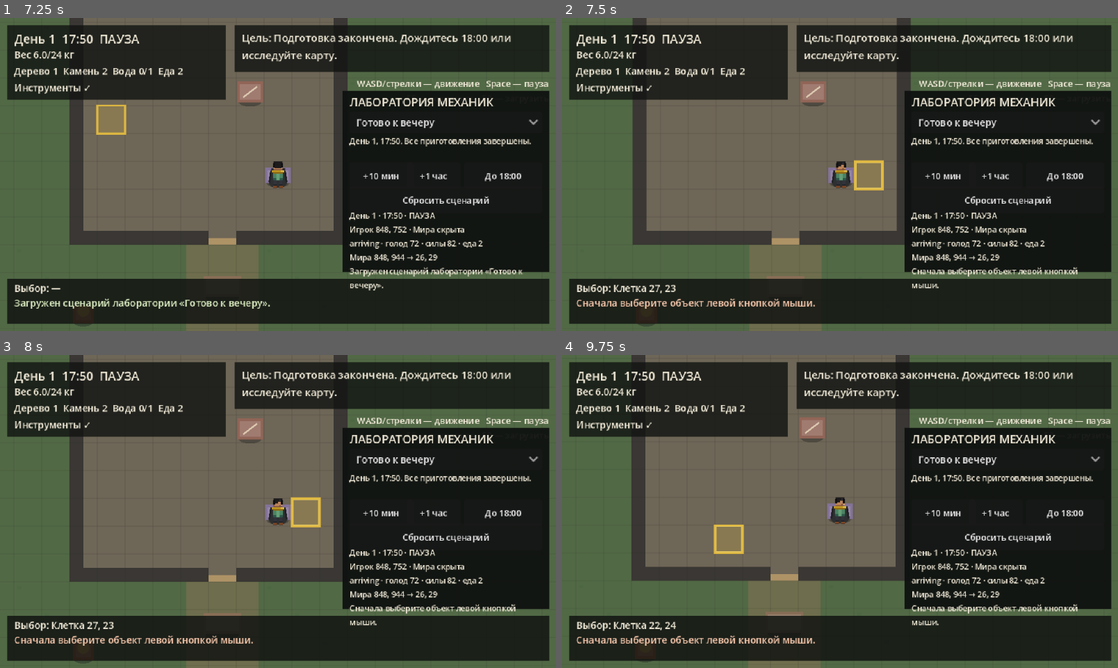
Above: before the commit, frames 1-4 (two rows, left to right).
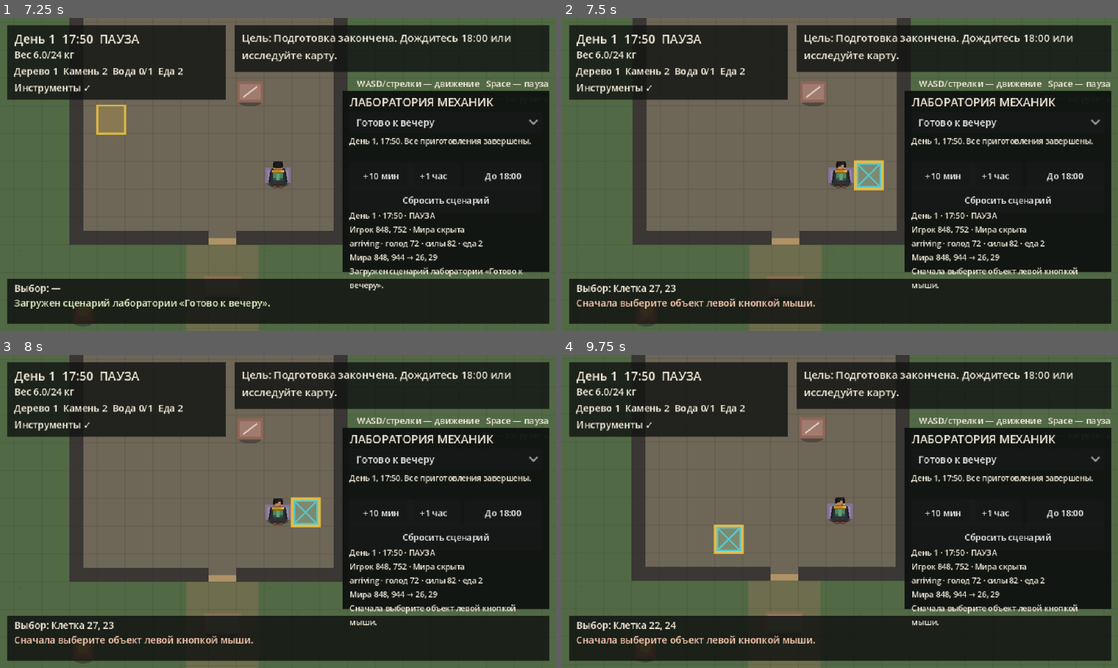
Above: after the commit, the same moments.

Repository: send-y/The_Last_Garden
Game: Godot game, scene res://src/dev/mechanics_lab.tscn
Two runs of this game, one before a commit and one after it. Both use one fixed random seed, a clock stepped at 60 frames per second and the inputs below. This scene is started directly instead of the project's main scene.
Inputs (mouse positions are in pixels of both pictures, inside the frame that each line leads up to):
- Up to frame 1 (7.25 s): click "Начало первого дня" at 0.5 s; click "+10 мин" at 1.25 s; click "Готово к вечеру" at 2 s; click "+1 час" at 2.75 s; click "До 18:00" at 3.5 s; click "Сбросить сценарий" at 4.25 s; tap Enter at 5, 6.5 s; move the mouse to (250, 237) at 5.02 s; hold E (interact) 5.03-5.78 s; hold W (move_up) 5.03-6.53 s; click (250, 237) at 5.17 s; tap Space (pause_time) at 5.75 s; move the mouse to (444, 221) at 5.77 s; tap E (interact) at 5.85 s; move the mouse to (111, 127) at 6.52 s; hold A (move_left) from 6.53 s (still down); hold E (interact) from 6.53 s (still down)
- Up to frame 2 (7.5 s): keep holding A (move_left); tap Space (pause_time) at 7.25 s; move the mouse to (867, 174) at 7.27 s; release E (interact) at 7.28 s; tap E (interact) at 7.35 s; click (867, 174) at 7.42 s
- Up to frame 3 (8 s): keep holding A (move_left)
- Up to frame 4 (9.75 s): tap Enter at 8 s; move the mouse to (756, 433) at 8.02 s; release A (move_left) at 8.03 s; hold S (move_down) 8.03-8.78 s; hold E (interact) 8.03-8.78 s; tap Space (pause_time) at 8.75 s; move the mouse to (962, 495) at 8.77 s; hold D (move_right) 8.78-9.53 s; tap E (interact) at 8.85 s; move the mouse to (728, 527) at 9.52 s; hold W (move_up) from 9.53 s (still down); hold E (interact) from 9.53 s (still down); click (728, 527) at 9.67 s

Frame 1 is identical in both runs. In frame 2, 0.4% of the frame differs, in the area x 53-58%, y 46-55%; in frame 3, 0.4%, in the area x 52-58%, y 46-55%; in frame 4, 0.4%.

Commit message:
Render saved wall blueprints

Diff:
--- /dev/null
+++ b/game/src/construction/blueprint_layer.gd
@@ -0,0 +1,37 @@
+class_name BlueprintLayer
+extends Node2D
+
+const CELL_SIZE: int = 32
+const FILL_COLOR := Color(0.25, 0.75, 0.95, 0.28)
+const OUTLINE_COLOR := Color(0.20, 0.85, 1.00, 0.95)
+
+
+func _ready() -> void:
+	Session.state_changed.connect(queue_redraw)
+	Session.state_reloaded.connect(queue_redraw)
+	queue_redraw()
+
+
+func _draw() -> void:
+	for blueprint_value: Variant in Session.get_blueprints():
+		var blueprint: Dictionary = blueprint_value as Dictionary
+		var cell_data: Array = blueprint.get("cell", []) as Array
+
+		var origin := Vector2(
+			int(cell_data[0]) * CELL_SIZE,
+			int(cell_data[1]) * CELL_SIZE
+		)
+		var rect := Rect2(
+			origin + Vector2(3.0, 3.0),
+			Vector2(CELL_SIZE - 6, CELL_SIZE - 6)
+		)
+
+		draw_rect(rect, FILL_COLOR, true)
+		draw_rect(rect, OUTLINE_COLOR, false, 2.0)
+		draw_line(rect.position, rect.end, OUTLINE_COLOR, 2.0)
+		draw_line(
+			Vector2(rect.end.x, rect.position.y),
+			Vector2(rect.position.x, rect.end.y),
+			OUTLINE_COLOR,
+			2.0
+		)
--- a/game/src/main/main.tscn
+++ b/game/src/main/main.tscn
@@ -1,39 +1,40 @@
-[gd_scene load_steps=7 format=3]
+[gd_scene format=3 uid="uid://dg5qnjwn20tnu"]
 
-[ext_resource type="Script" path="res://src/main/main.gd" id="1_main"]
-[ext_resource type="Script" path="res://src/world/first_night_world.gd" id="2_world"]
-[ext_resource type="Script" path="res://src/player/player_controller.gd" id="3_player"]
-[ext_resource type="Script" path="res://src/ui/first_night_hud.gd" id="4_hud"]
+[ext_resource type="Script" uid="uid://cr3uqeu1d8ieq" path="res://src/main/main.gd" id="1_main"]
+[ext_resource type="Script" uid="uid://qwvxgr7k3kat" path="res://src/world/first_night_world.gd" id="2_world"]
+[ext_resource type="Script" uid="uid://8lqvnigjjllq" path="res://src/construction/blueprint_layer.gd" id="3_jkpqq"]
+[ext_resource type="Script" uid="uid://cgesqdx755ts2" path="res://src/player/player_controller.gd" id="3_player"]
+[ext_resource type="Script" uid="uid://bx6bnkfvmv6ns" path="res://src/ui/first_night_hud.gd" id="4_hud"]
 
 [sub_resource type="CapsuleShape2D" id="CapsuleShape2D_player"]
 radius = 6.0
 height = 20.0
 
-[sub_resource type="StyleBoxFlat" id="StyleBoxFlat_default"]
-bg_color = Color(0.12, 0.13, 0.11, 1)
-
-[node name="Main" type="Node2D"]
+[node name="Main" type="Node2D" unique_id=272410680]
 script = ExtResource("1_main")
 
-[node name="World" type="Node2D" parent="."]
+[node name="World" type="Node2D" parent="." unique_id=376915388]
 script = ExtResource("2_world")
 
-[node name="Player" type="CharacterBody2D" parent="."]
+[node name="BlueprintLayer" type="Node2D" parent="World" unique_id=1940608080]
+script = ExtResource("3_jkpqq")
+
+[node name="Player" type="CharacterBody2D" parent="." unique_id=1750406136]
 position = Vector2(784, 944)
 script = ExtResource("3_player")
 
-[node name="CollisionShape2D" type="CollisionShape2D" parent="Player"]
+[node name="CollisionShape2D" type="CollisionShape2D" parent="Player" unique_id=1405583372]
 position = Vector2(0, 2)
 shape = SubResource("CapsuleShape2D_player")
 
-[node name="Camera2D" type="Camera2D" parent="Player"]
+[node name="Camera2D" type="Camera2D" parent="Player" unique_id=1901625663]
 position_smoothing_enabled = true
 position_smoothing_speed = 8.0
 
-[node name="DuskOverlay" type="CanvasLayer" parent="."]
+[node name="DuskOverlay" type="CanvasLayer" parent="." unique_id=846270927]
 layer = 5
 
-[node name="ColorRect" type="ColorRect" parent="DuskOverlay"]
+[node name="ColorRect" type="ColorRect" parent="DuskOverlay" unique_id=422084182]
 anchors_preset = 15
 anchor_right = 1.0
 anchor_bottom = 1.0
@@ -41,15 +42,14 @@
 grow_vertical = 2
 mouse_filter = 2
 
-[node name="Hud" type="CanvasLayer" parent="."]
+[node name="Hud" type="CanvasLayer" parent="." unique_id=42931063]
 layer = 10
 
-[node name="HudRoot" type="Control" parent="Hud"]
+[node name="HudRoot" type="Control" parent="Hud" unique_id=324730171]
 layout_mode = 3
 anchors_preset = 15
 anchor_right = 1.0
 anchor_bottom = 1.0
 grow_horizontal = 2
 grow_vertical = 2
-theme_override_styles/panel = SubResource("StyleBoxFlat_default")
 script = ExtResource("4_hud")
Not shown, added: game/src/construction/blueprint_layer.gd.uid
Not shown, changed: docs/implementation/construction-foundation-technical-plan.md
Not shown, changed: docs/roadmap.md
